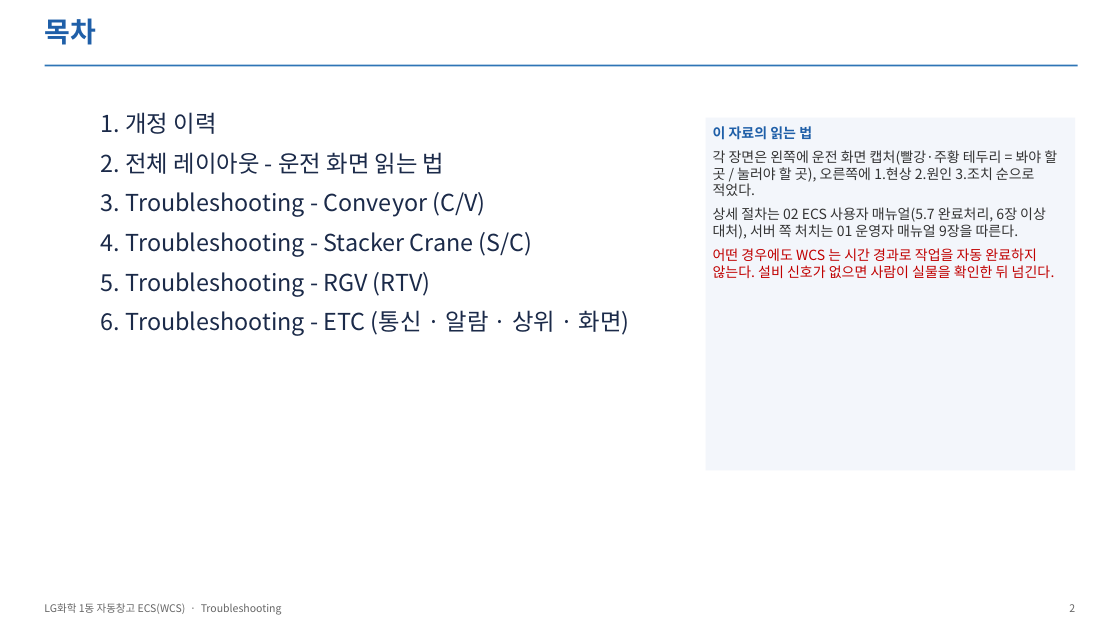
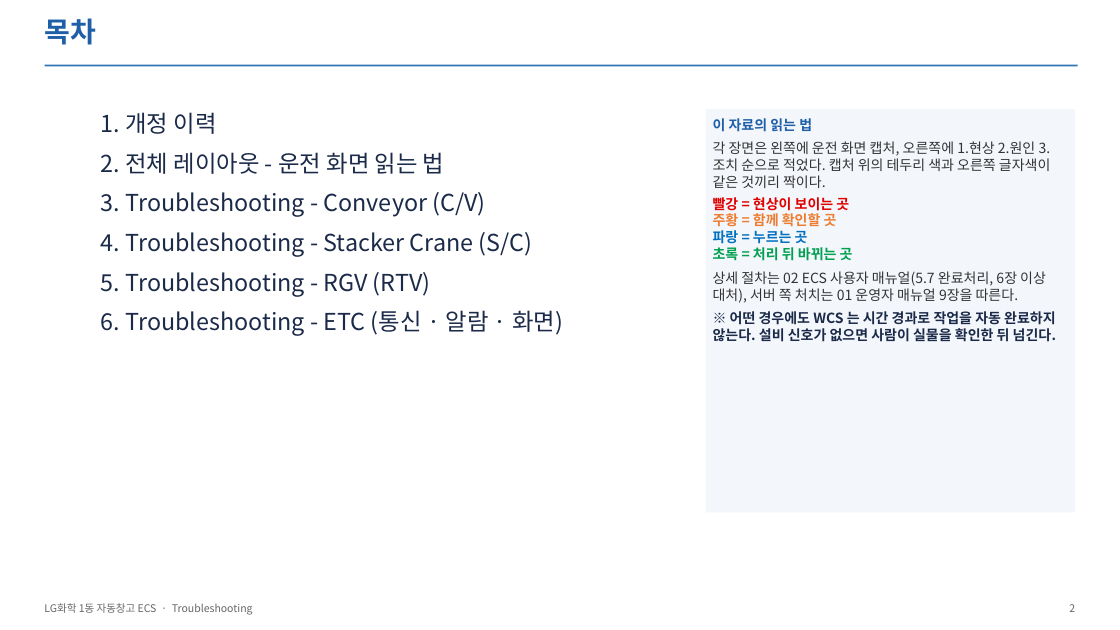
Before and after one commit to yeorijby-coder/LGLS_ALL, a slide deck: slide 2 of docs/산출물_20261110/05_ECS_Troubleshooting.pptx. Drawn at 1120x630 pixels with LibreOffice and Linux fonts; fonts in the diff are those of the drawing. Boxes give left, top, right and bottom in pixels: in the first picture for what was removed or moved away, otherwise in the second. Text is boxed around its words. In the diff, an @@ line names an element or a change of style, - is before the commit and + after.

```diff
--- a/docs/산출물_20261110/05_ECS_Troubleshooting.pptx
+++ b/docs/산출물_20261110/05_ECS_Troubleshooting.pptx
@@ rectangle "이 자료의 읽는 법": place and size @@
-rectangle "이 자료의 읽는 법" at (706, 118, 1075, 471)
+rectangle "이 자료의 읽는 법" at (706, 109, 1075, 513)
@@ text in rectangle at (713, 141, 1051, 261): text changed @@
-각 장면은 왼쪽에 운전 화면 캡처(빨강·주황 테두리 = 봐야 할 곳 / 눌러야 할 곳), 오른쪽에 1.현상 2.원인 3.조치 순으로 적었다.
+각 장면은 왼쪽에 운전 화면 캡처, 오른쪽에 1.현상 2.원인 3.조치 순으로 적었다. 캡처 위의 테두리 색과 오른쪽 글자색이 같은 것끼리 짝이다.
+빨강 = 현상이 보이는 곳
+주황 = 함께 확인할 곳
+파랑 = 누르는 곳
+초록 = 처리 뒤 바뀌는 곳
@@ text at (101, 310, 563, 336): text changed @@
-6. Troubleshooting - ETC (통신 · 알람 · 상위 · 화면)
+6. Troubleshooting - ETC (통신 · 알람 · 화면)
@@ text in rectangle at (713, 311, 1056, 342): text changed; text colour #C00000 to #1B2A49; bold on @@
-어떤 경우에도 WCS 는 시간 경과로 작업을 자동 완료하지 않는다. 설비 신호가 없으면 사람이 실물을 확인한 뒤 넘긴다.
+※ 어떤 경우에도 WCS 는 시간 경과로 작업을 자동 완료하지 않는다. 설비 신호가 없으면 사람이 실물을 확인한 뒤 넘긴다.
@@ text at (44, 603, 253, 615): text changed @@
-LG화학 1동 자동창고 ECS(WCS) · Troubleshooting
+LG화학 1동 자동창고 ECS · Troubleshooting
```
Also in this commit, not shown: 23 other slides changed, 1 slide removed, 18 other files.
